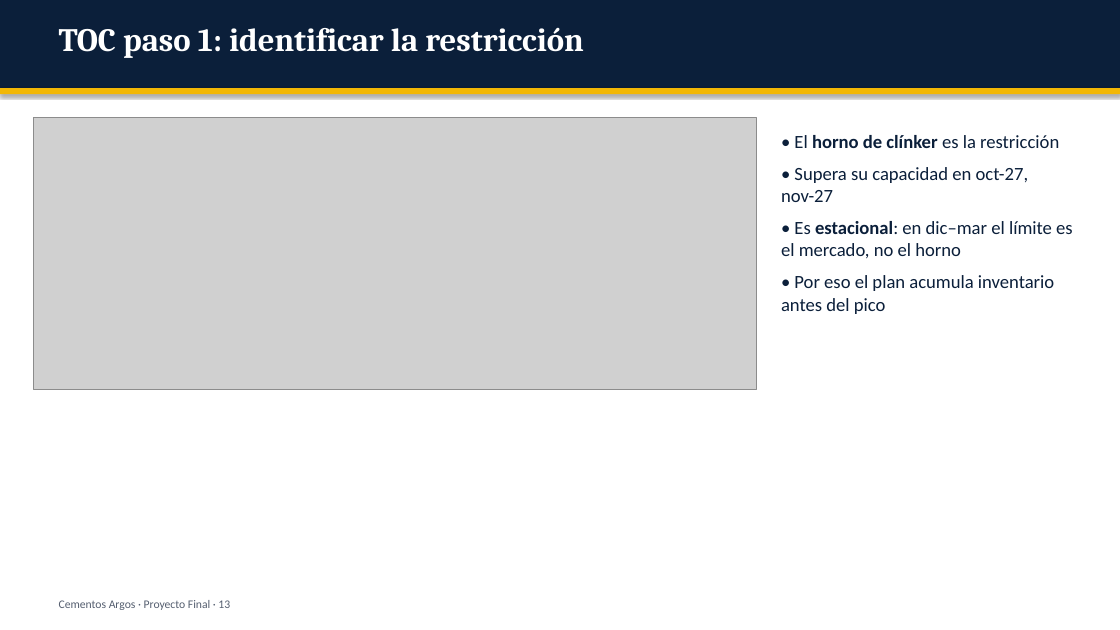
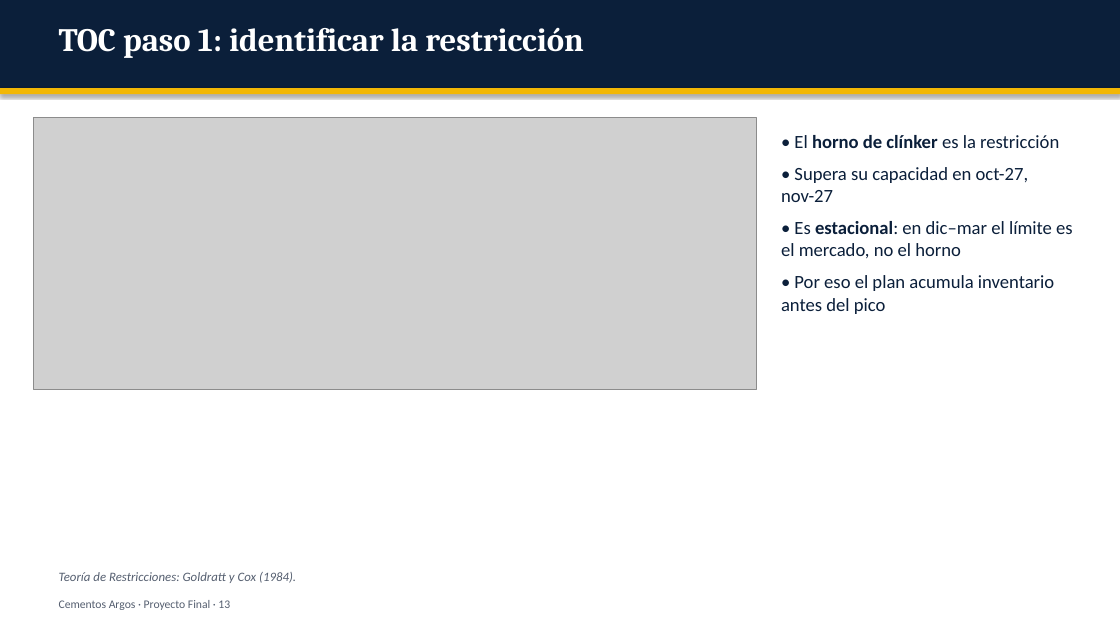
Before and after one commit to mauxysalcedo/mauxysalcedo.github.io, a slide deck: slide 13 of proyecto_final/Presentacion_Proyecto_Final_Argos.pptx. Drawn at 1120x630 pixels with LibreOffice and Linux fonts; fonts in the diff are those of the drawing; grey boxes stand for pictures. Boxes give left, top, right and bottom in pixels: in the first picture for what was removed or moved away, otherwise in the second. Text is boxed around its words. In the diff, an @@ line names an element or a change of style, - is before the commit and + after.

```diff
--- a/proyecto_final/Presentacion_Proyecto_Final_Argos.pptx
+++ b/proyecto_final/Presentacion_Proyecto_Final_Argos.pptx
@@ text added at (x1=59, y1=572, x2=296, y2=583), 11 pt, text #555F70, italic @@
+Teoría de Restricciones: Goldratt y Cox (1984).
```
Also in this commit, not shown: 5 other slides changed, 1 slide added, 5 other files.
